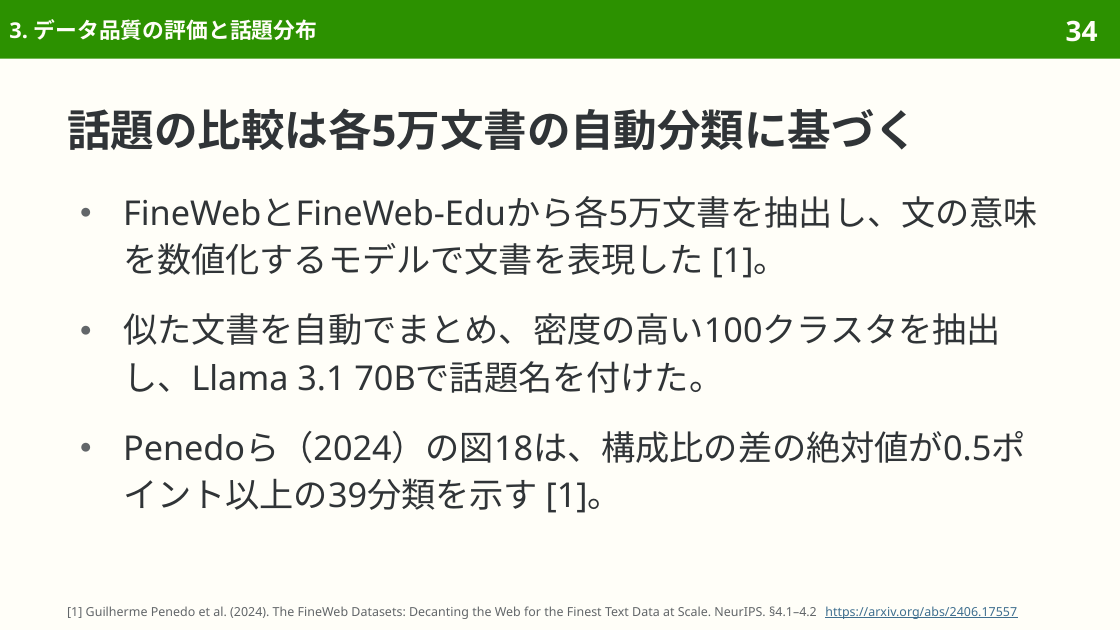
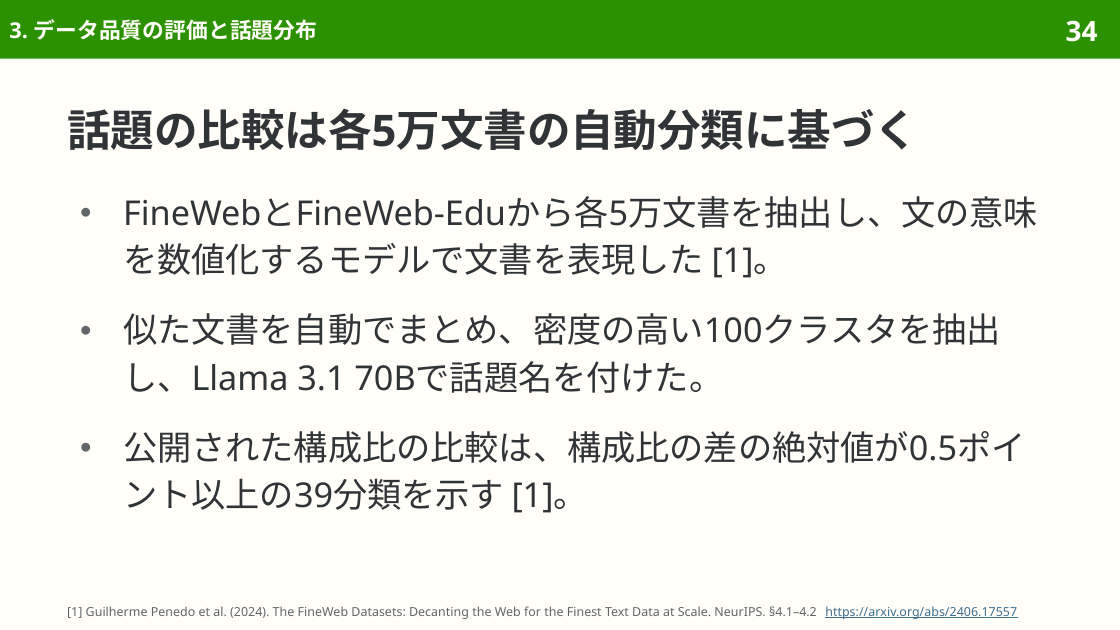
Before and after one commit to sasakiy84/datasets-in-10-minutes, a slide deck: slide 34 of slides/datasets-in-10-minutes-fineweb.pptx. Drawn at 1120x630 pixels with LibreOffice and Linux fonts; fonts in the diff are those of the drawing. Boxes give left, top, right and bottom in pixels: in the first picture for what was removed or moved away, otherwise in the second. Text is boxed around its words. In the diff, an @@ line names an element or a change of style, - is before the commit and + after.

```diff
--- a/slides/datasets-in-10-minutes-fineweb.pptx
+++ b/slides/datasets-in-10-minutes-fineweb.pptx
@@ text at (123, 431, 1025, 513): text changed @@
-● Penedoら（2024）の図18は、構成比の差の絶対値が0.5ポイント以上の39分類を示す [1]。
+● 公開された構成比の比較は、構成比の差の絶対値が0.5ポイント以上の39分類を示す [1]。
```
Also in this commit, not shown: 6 other files.
